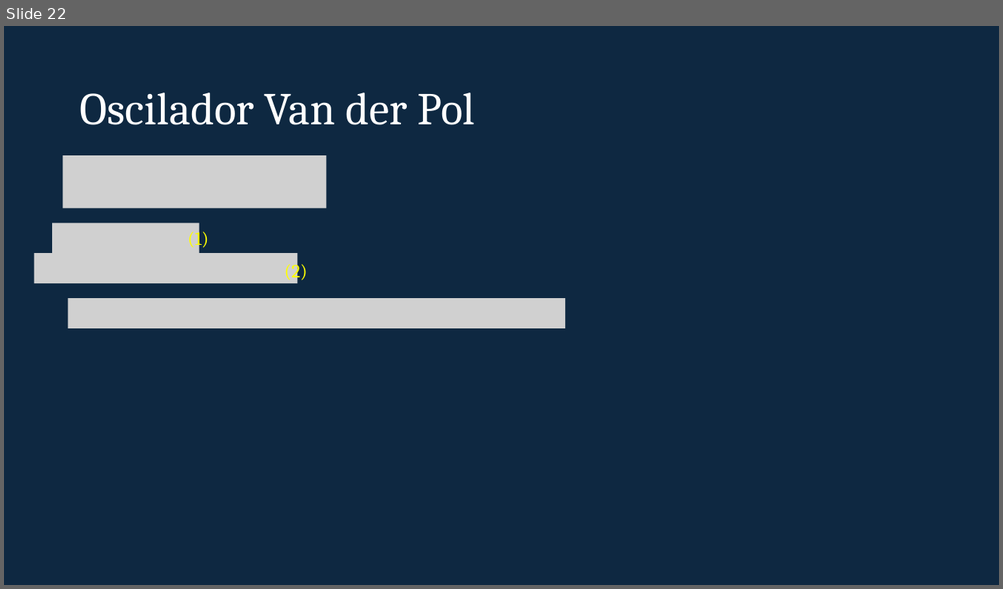
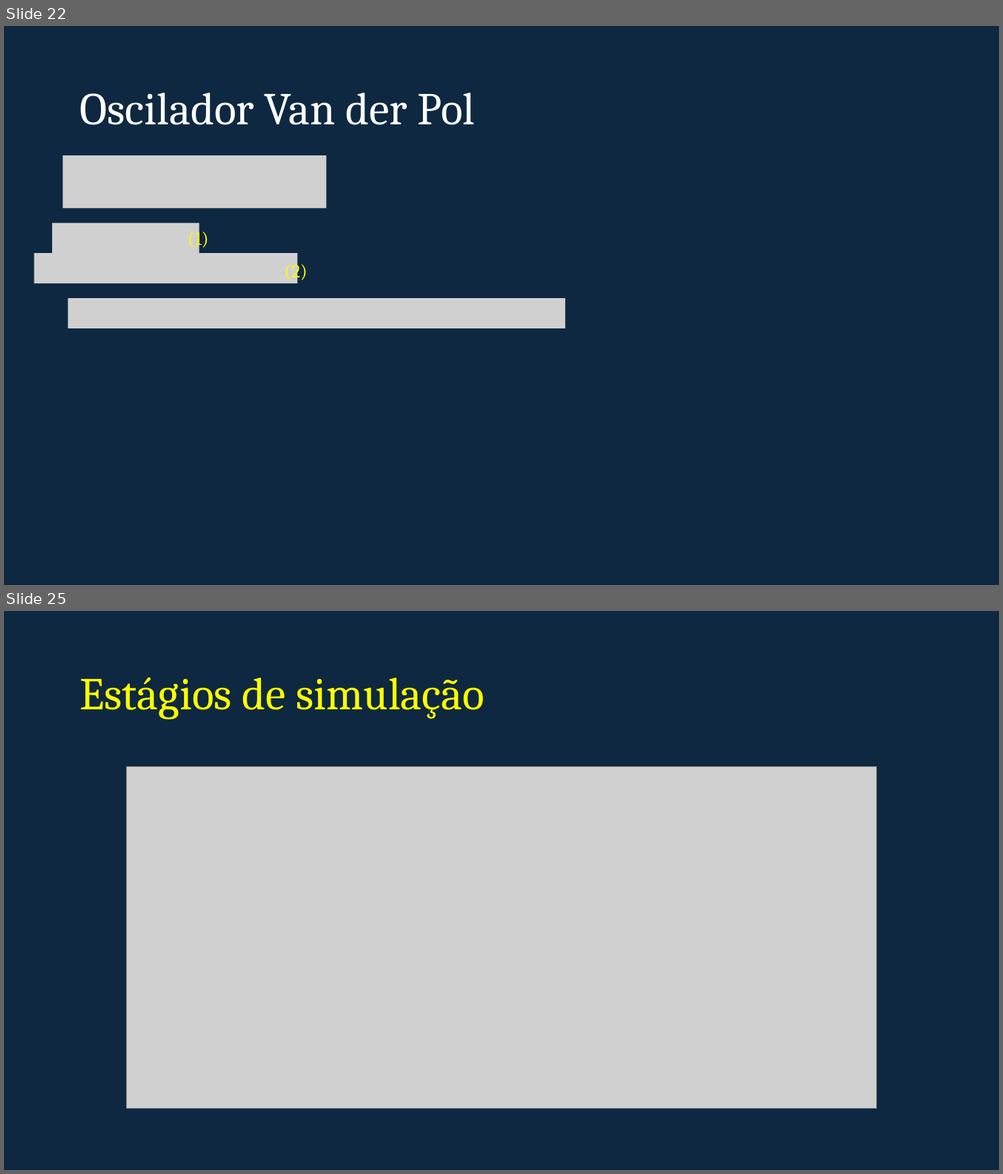
Before and after one commit to sergioacg/simulink-ep, a slide deck: Simulink.pptx. Shown one above the other, each under a label of ours: slide 22 before the commit, slides 22 and 25 after it; the slides between them are not shown. The pictures are 1003x589 and 1003x1174 pixels, drawn with LibreOffice and Linux fonts; fonts in the diff are those of the drawing; grey boxes stand for pictures; background and template pictures are left out. Boxes give left, top, right and bottom in pixels: in the first picture for what was removed or moved away, otherwise in the second. Text is boxed around its words. In the diff, an @@ line names an element or a change of style, - is before the commit and + after.

```diff
--- a/Simulink.pptx
+++ b/Simulink.pptx
@@ slide 25 added at bbox=[4, 611, 999, 1170], background #0E2841 @@
@@ title added at bbox=[79, 677, 484, 720], 44 pt, text #FFFF00 @@
+Estágios de simulação
@@ picture added at bbox=[126, 766, 876, 1108] @@
```
Also in this commit, not shown: 5 other slides added, 23 other files.
